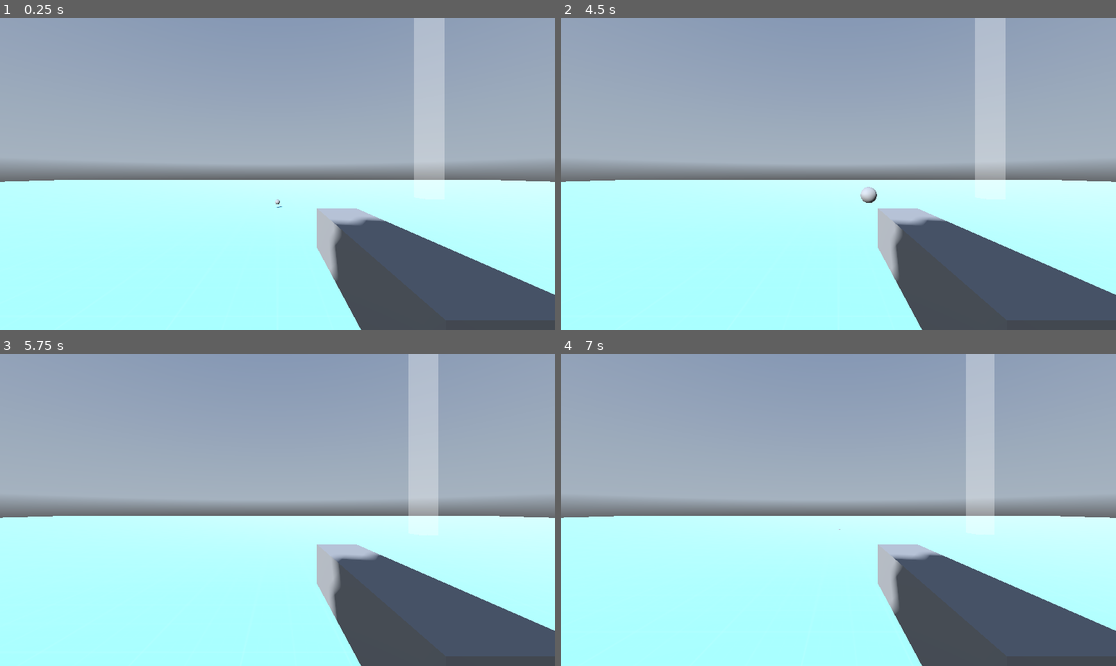
Above: before the commit, frames 1-4 (two rows, left to right).
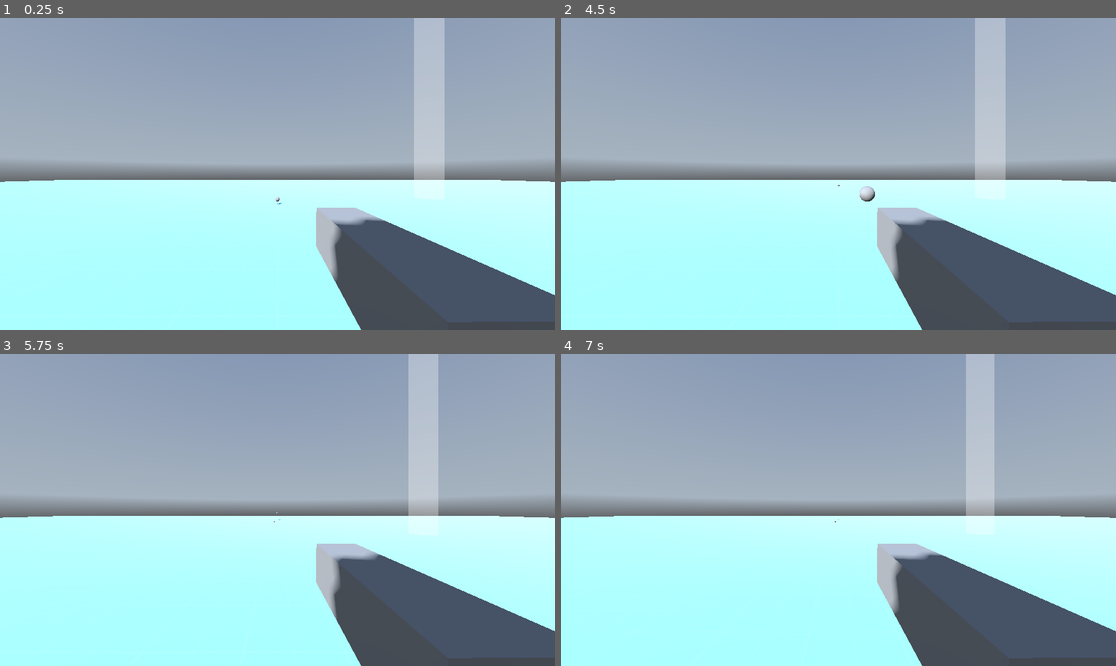
Above: after the commit, the same moments.

Repository: Shaayer/3d
Game: Godot game, scene res://main.tscn
The game is run twice, just before and just after one commit, with the same random seed, the same clock (stepped at 60 frames per second) and the same inputs. A sky picture missing from this copy of the repository is replaced by a grey-blue gradient.
Inputs (mouse positions are in pixels of both pictures, inside the frame that each line leads up to):
- Up to frame 1 (0.25 s): no input
- Up to frame 2 (4.5 s): tap Enter at 0.5, 2.75 s; move the mouse to (960, 158) at 0.52 s; tap A (a) at 0.6, 3.05, 3.6 s; tap D (d) at 0.8, 1.35, 3.8 s; tap Space (space) at 1.25, 3.5 s; move the mouse to (727, 189) at 1.27 s; tap S (s) at 1.55, 2.1 s; move the mouse to (894, 105) at 2.02 s; tap W (w) at 2.3, 2.85 s; move the mouse to (810, 236) at 2.77 s; move the mouse to (1005, 220) at 3.52 s; move the mouse to (672, 127) at 4.27 s; click (672, 127) at 4.35 s
- Up to frame 3 (5.75 s): tap S (s) at 4.55 s; tap Enter at 5 s; move the mouse to (305, 510) at 5.02 s; tap D (d) at 5.1 s; tap W (w) at 5.3 s
- Up to frame 4 (7 s): tap Space (space) at 5.75, 6.6 s; move the mouse to (755, 432) at 5.77 s; tap S (s) at 5.85 s; tap A (a) at 6.05 s; move the mouse to (960, 494) at 6.52 s; tap D (d) at 6.8 s

The runs differ from the first frame. In frame 1, less than 0.1% of the frame differs, in the area x 49-100%, y 57-100%; in frame 2, 0.1%, in the area x 49-100%, y 53-100%; in frame 3, less than 0.1%; in frame 4, less than 0.1%.

Commit message:
AimAt gun with start of enemy

Diff:
--- a/bullet.gd
+++ b/bullet.gd
@@ -21,7 +21,7 @@
 		_on_body_entered(null)
 		return
 
-	velocityZ+=delta
+	velocityZ+=delta*0.5
 	if velocityZ>=0:
 		finished=true
 	if finished==true:
--- a/character_body_3d.gd
+++ b/character_body_3d.gd
@@ -1,6 +1,7 @@
 extends CharacterBody3D
 
 @onready var gun_tip: Marker3D = $Person/Gun/GunTip
+@onready var aim_position: Marker3D = $Gimbal/Camera3D/AimPosition
 
 @onready var gimbal: Node3D = $Gimbal
 const SPEED = 5.0
@@ -17,6 +18,8 @@
 	# Add the gravity.
 	if not is_on_floor():
 		velocity += get_gravity() * delta
+
+	gun.look_at(aim_position.global_position)
 
 	# Handle jump.
 	if Input.is_action_just_pressed("space") and is_on_floor():
--- /dev/null
+++ b/enemy.gd
@@ -0,0 +1,12 @@
+extends RigidBody3D
+
+var speed=10
+# Called when the node enters the scene tree for the first time.
+func _ready() -> void:
+	pass # Replace with function body.
+
+
+# Called every frame. 'delta' is the elapsed time since the previous frame.
+func _process(delta: float) -> void:
+	apply_torque_impulse(Vector3(0,randf_range(0,2*PI),0))
+	apply_impulse(transform.basis.z*speed*delta)
--- a/main.tscn
+++ b/main.tscn
@@ -7,6 +7,7 @@
 [ext_resource type="Script" path="res://gimbal.gd" id="2_wsi7h"]
 [ext_resource type="PackedScene" uid="uid://4yc2dpur5bhe" path="res://bullet.tscn" id="5_hclcv"]
 [ext_resource type="Script" path="res://collision_shape_3d.gd" id="7_chabw"]
+[ext_resource type="Script" path="res://enemy.gd" id="8_yfqae"]
 
 [sub_resource type="PanoramaSkyMaterial" id="PanoramaSkyMaterial_s0ulv"]
 panorama = ExtResource("1_lci6w")
@@ -49,6 +50,12 @@
 material = SubResource("StandardMaterial3D_ju1en")
 size = Vector3(1, 100, 1)
 
+[sub_resource type="BoxMesh" id="BoxMesh_ts1mi"]
+size = Vector3(0.5, 2, 0.5)
+
+[sub_resource type="BoxShape3D" id="BoxShape3D_hcgyn"]
+size = Vector3(0.5, 2, 0.5)
+
 [node name="Main" type="Node3D"]
 script = ExtResource("1_m01sk")
 
@@ -84,6 +91,9 @@
 current = true
 metadata/_edit_lock_ = true
 
+[node name="AimPosition" type="Marker3D" parent="CharacterBody3D/Gimbal/Camera3D"]
+transform = Transform3D(1, 0, 0, 0, 1, 0, 0, 0, 1, 0, 0, -100)
+
 [node name="CollisionShape3D" type="CollisionShape3D" parent="CharacterBody3D"]
 shape = SubResource("CapsuleShape3D_0l75c")
 metadata/_edit_lock_ = true
@@ -117,3 +127,16 @@
 
 [node name="MeshInstance3D" type="MeshInstance3D" parent="StaticBody"]
 mesh = SubResource("BoxMesh_ava12")
+
+[node name="Enemy" type="RigidBody3D" parent="."]
+transform = Transform3D(1, 0, 0, 0, 1, 0, 0, 0, 1, 16.5031, 0.763625, 17.8056)
+script = ExtResource("8_yfqae")
+
+[node name="EnemyMesh" type="MeshInstance3D" parent="Enemy"]
+mesh = SubResource("BoxMesh_ts1mi")
+skeleton = NodePath("../EnemyShape")
+metadata/_edit_lock_ = true
+
+[node name="EnemyShape" type="CollisionShape3D" parent="Enemy"]
+shape = SubResource("BoxShape3D_hcgyn")
+metadata/_edit_lock_ = true
Not shown: 1 places in main.tscn that only renumber resources
